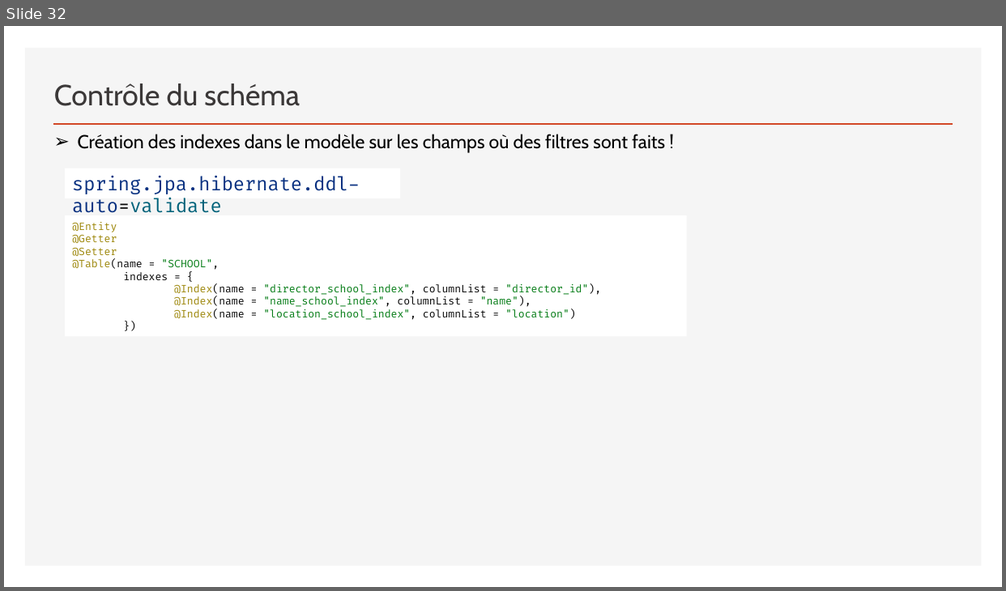
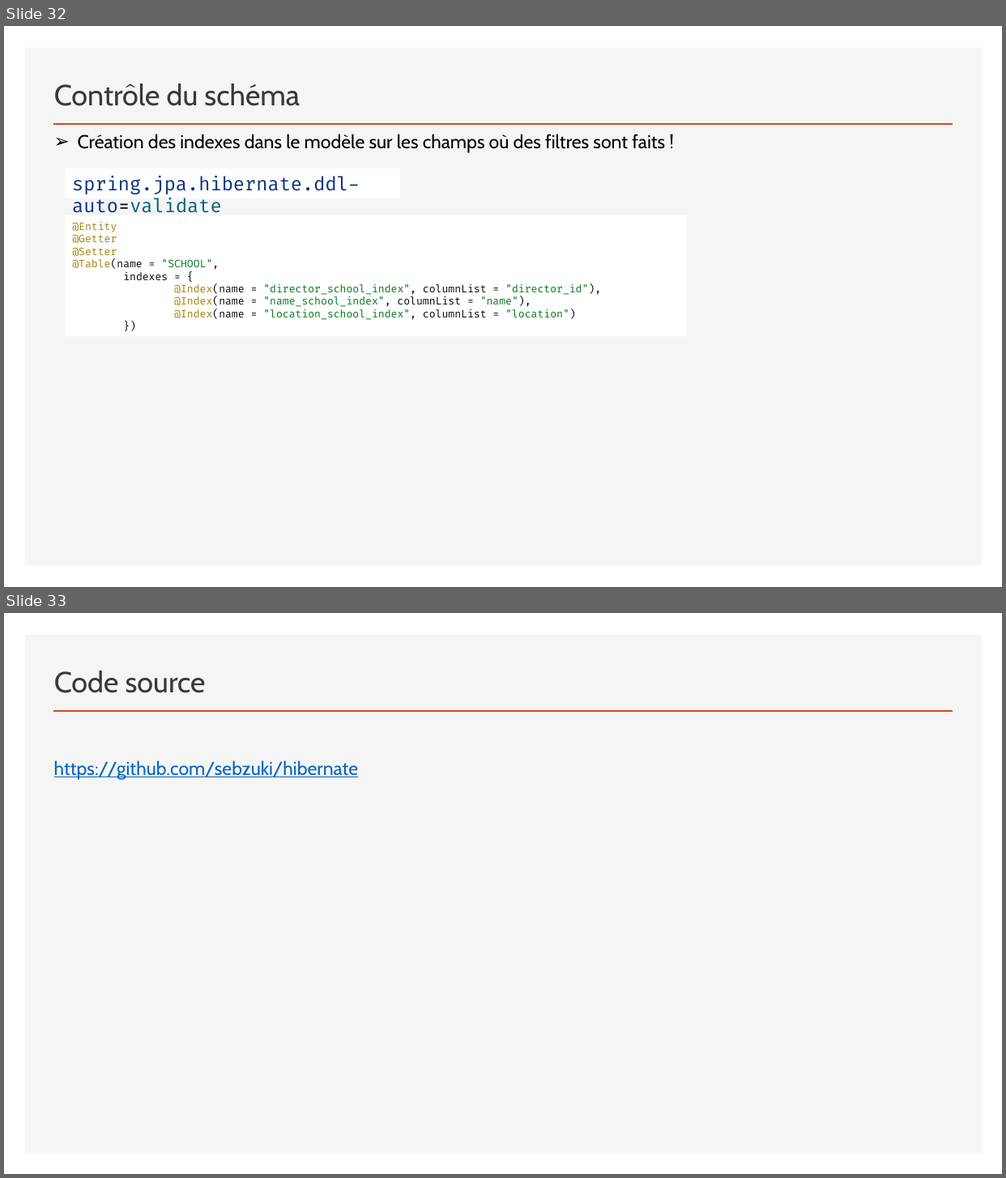
Before and after one commit to sebzuki/hibernate, a slide deck: JPA-HIBERNATE.pptx. Shown one above the other, each under a label of ours: slide 32 before the commit, slides 32 and 33 after it. The pictures are 1006x591 and 1006x1178 pixels, drawn with LibreOffice and Linux fonts; fonts in the diff are those of the drawing. Boxes give left, top, right and bottom in pixels: in the first picture for what was removed or moved away, otherwise in the second. Text is boxed around its words. In the diff, an @@ line names an element or a change of style, - is before the commit and + after.

Commit message:
update

```diff
--- a/JPA-HIBERNATE.pptx
+++ b/JPA-HIBERNATE.pptx
@@ slide 33 added at (4,613,1002,1174), background #FFFFFF; not listed: 2 template elements that a slide beside it also shows @@
@@ title added at (54,671,206,693), 28 pt, text #3B3838 @@
+Code source
@@ text added at (54,760,358,780), 18 pt, text #0563C1, underline @@
+https://github.com/sebzuki/hibernate
```
